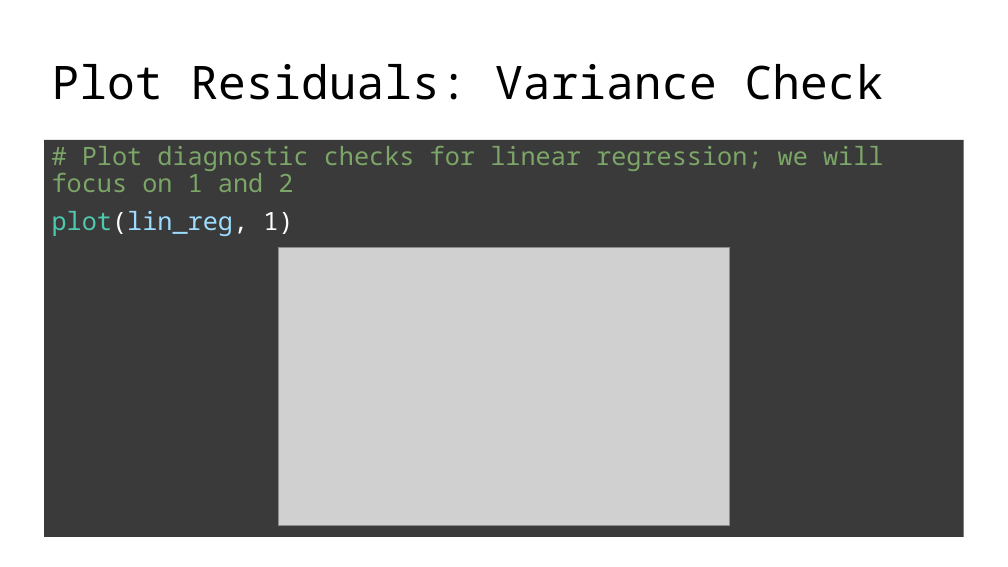
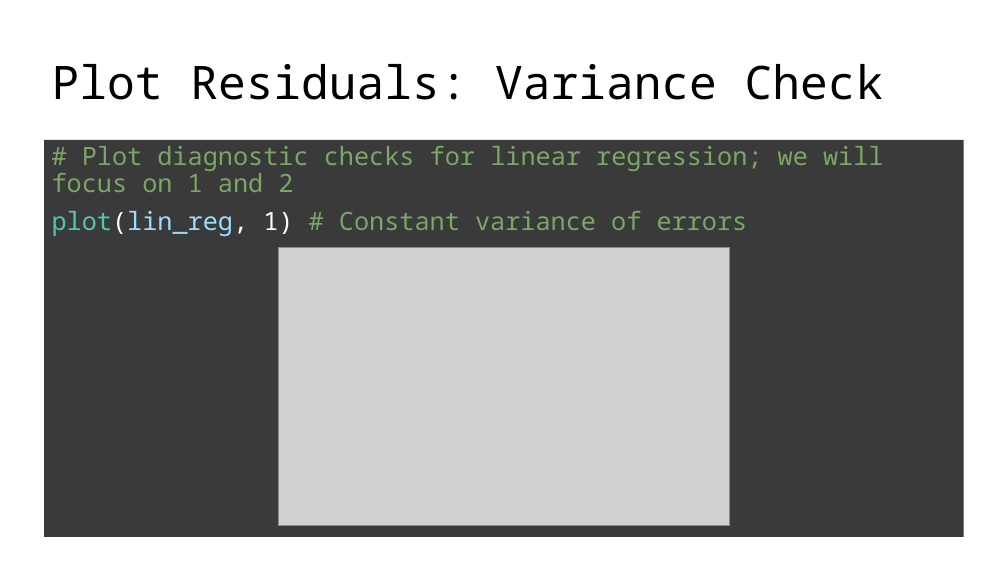
Before and after one commit to juliagallucci/Teaching_demonstrations, a slide deck: slide 25 of slide_decks/Correlation-Regression-demo2.pptx. Drawn at 1008x567 pixels with LibreOffice and Linux fonts; fonts in the diff are those of the drawing; grey boxes stand for pictures. Boxes give left, top, right and bottom in pixels: in the first picture for what was removed or moved away, otherwise in the second. Text is boxed around its words. In the diff, an @@ line names an element or a change of style, - is before the commit and + after.

```diff
--- a/slide_decks/Correlation-Regression-demo2.pptx
+++ b/slide_decks/Correlation-Regression-demo2.pptx
@@ text at <box>52,211,748,236</box>: text changed; text colour #9CDCFE to #7CA667 @@
-plot(lin_reg, 1)
+plot(lin_reg, 1) # Constant variance of errors
```
Also in this commit, not shown: 6 other slides changed, 1 slide added, 1 slide removed.
